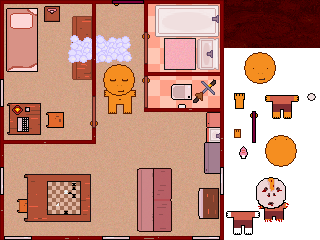
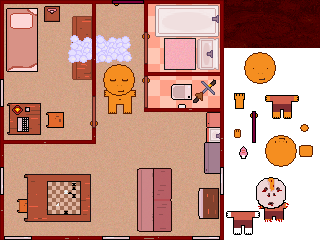
Before/after of a 320 x 240 layered artwork. What changed in the layer stack:
painted on "Layer 56" over [275, 138, 287, 143]
added layer "Layer 34 copy" above "Layer 34" over [300, 124, 309, 132]
painted on "Layer 34" over [299, 93, 316, 157]
painted on "Layer 33 copy" over [234, 129, 241, 138]
